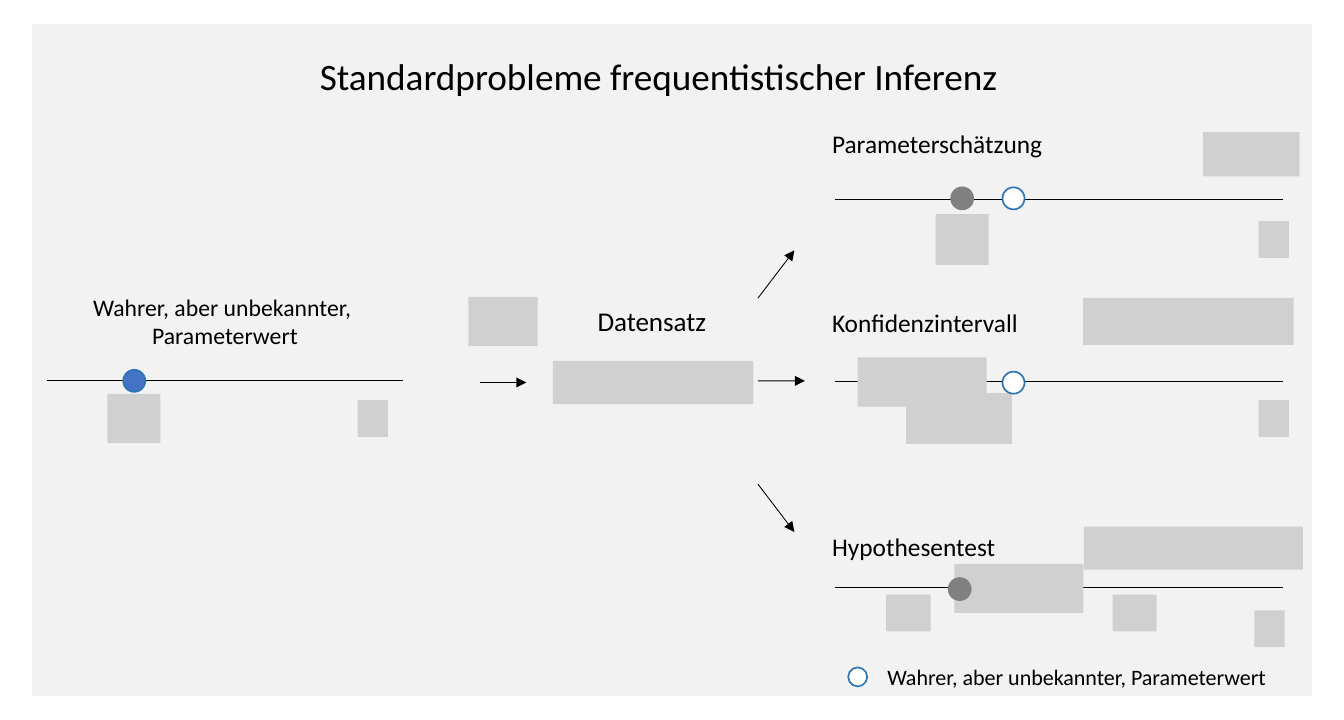
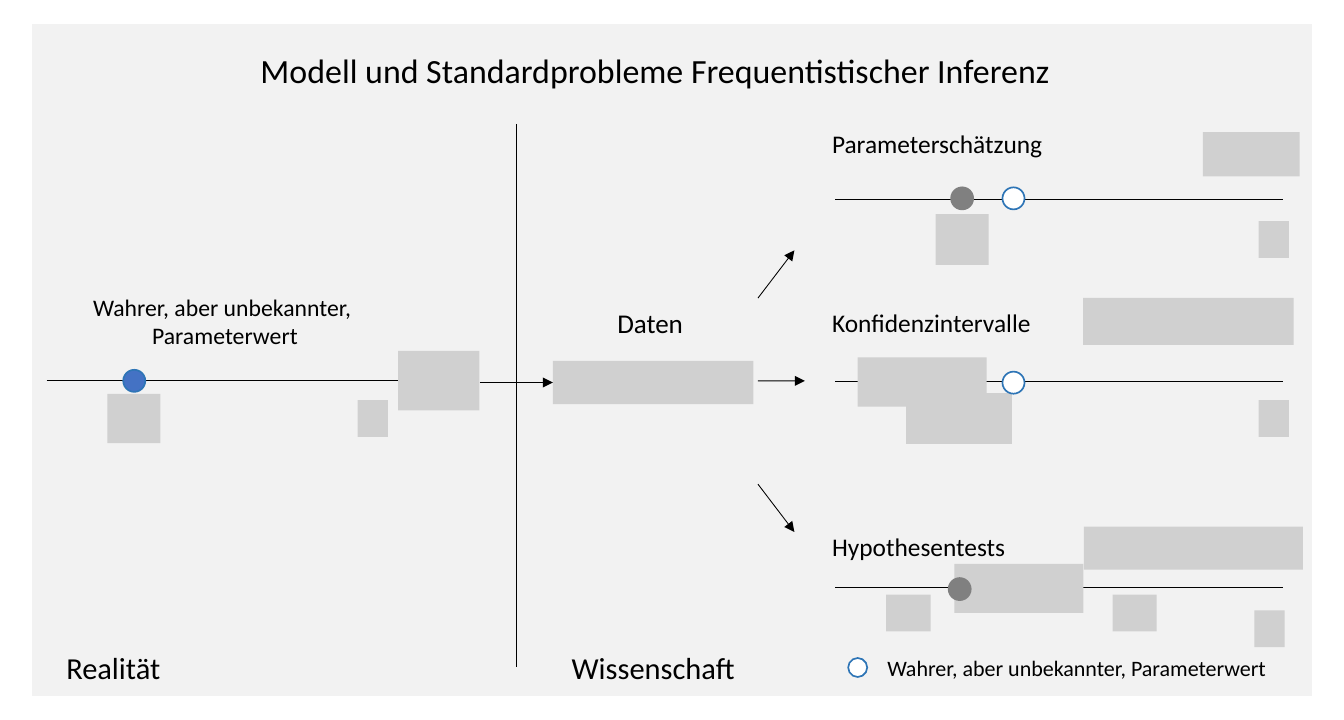
Before and after one commit to belindamef/WTFI-tut-23, a slide deck: slide 1 of Abbildungen/wtfi_9_frequentistische_inferenz.pptx. Drawn at 1344x720 pixels with LibreOffice and Linux fonts; fonts in the diff are those of the drawing; grey boxes stand for pictures. Boxes give left, top, right and bottom in pixels: in the first picture for what was removed or moved away, otherwise in the second. Text is boxed around its words. In the diff, an @@ line names an element or a change of style, - is before the commit and + after.

```diff
--- a/Abbildungen/wtfi_9_frequentistische_inferenz.pptx
+++ b/Abbildungen/wtfi_9_frequentistische_inferenz.pptx
@@ text at box(260, 59, 1049, 89): text changed; size 22 to 20 pt @@
-Standardprobleme frequentistischer Inferenz
+Modell und Standardprobleme Frequentistischer Inferenz
@@ line added from (516, 124) to (516, 668), #000000 0.25 pt @@
@@ picture removed at box(468, 298, 538, 346) @@
@@ text at box(617, 315, 683, 334): text changed @@
-Datensatz
+Daten
@@ text at box(832, 314, 1030, 332): text changed @@
-Konfidenzintervall
+Konfidenzintervalle
@@ picture added at box(399, 351, 481, 411) @@
@@ arrow moved from (479, 383) - (527, 383) to (479, 383) - (554, 383) @@
@@ text at box(832, 538, 1005, 560): text changed @@
-Hypothesentest
+Hypothesentests
@@ text added at box(66, 658, 160, 680), 18 pt, text #000000 @@
+Realität
@@ text added at box(572, 658, 735, 680), 18 pt, text #000000 @@
+Wissenschaft
@@ ellipse: place and size @@
-ellipse at box(849, 668, 868, 688)
+ellipse at box(849, 659, 868, 678)
@@ text "Wahrer, aber unbekannter, Parameterwert": place and size @@
-text "Wahrer, aber unbekannter, Parameterwert" at box(887, 669, 1266, 688)
+text "Wahrer, aber unbekannter, Parameterwert" at box(887, 660, 1266, 679)
```
Also in this commit, not shown: 9 other files.
